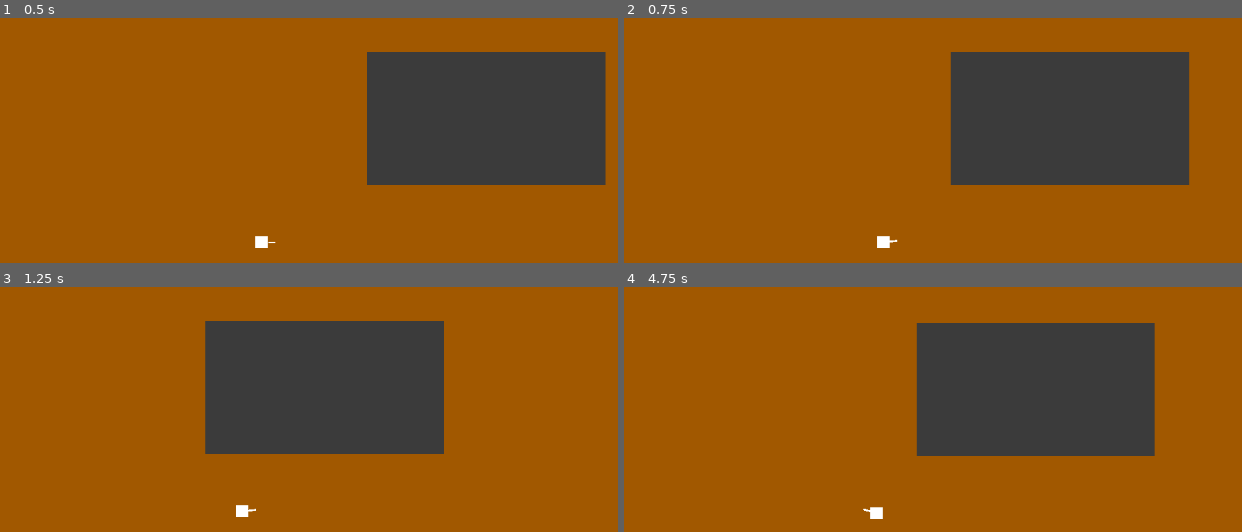
Above: before the commit, frames 1-4 (two rows, left to right).
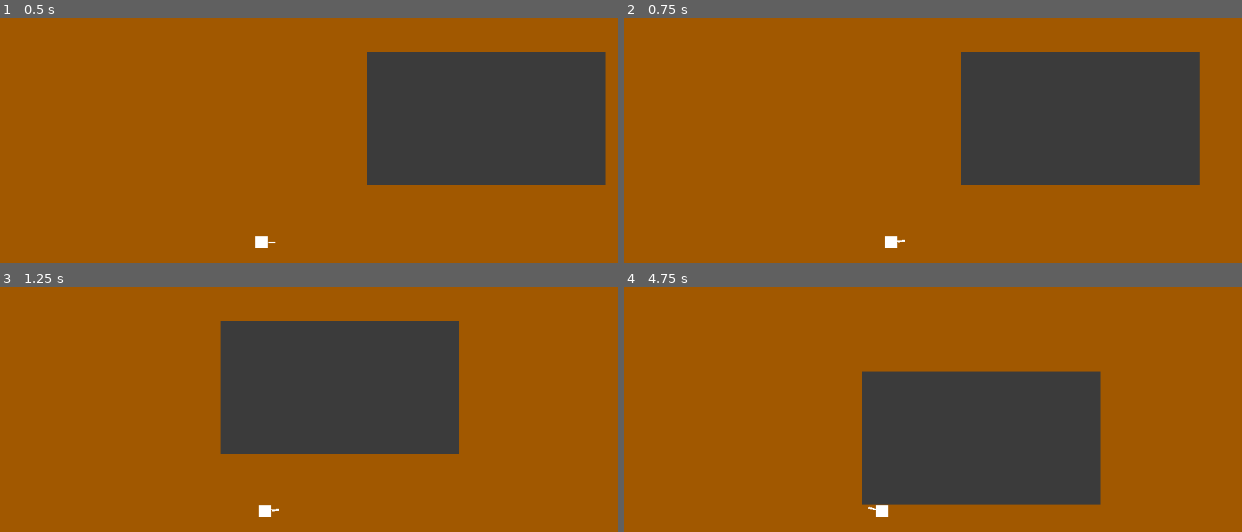
Above: after the commit, the same moments.

Repository: ArranMcAuld/gmtk-game-jam
Game: Godot game, scene res://Levels/randomly_generated_world.tscn
The game is run twice, just before and just after one commit, with the same random seed, the same clock (stepped at 60 frames per second) and the same inputs.
Inputs (mouse positions are in pixels of both pictures, inside the frame that each line leads up to):
- Up to frame 1 (0.5 s): no input
- Up to frame 2 (0.75 s): tap Enter at 0.5 s; move the mouse to (1062, 218) at 0.52 s; hold D (move_right) from 0.53 s (still down); tap Space (dash, bound only after the commit) at 0.6 s
- Up to frame 3 (1.25 s): keep holding D (move_right)
- Up to frame 4 (4.75 s): move the mouse to (outside the picture) at 1.27 s; release D (move_right) at 1.28 s; hold S (move_down) 1.28-2.03 s; tap Space (dash, bound only after the commit) every 0.75 s from 1.35 to 4.35 s; move the mouse to (963, 411) at 2.02 s; hold D (move_right) 2.03-2.78 s; move the mouse to (outside the picture) at 2.77 s; hold W (move_up) 2.78-3.53 s; move the mouse to (outside the picture) at 3.52 s; hold A (move_left) from 3.53 s (still down); move the mouse to (648, 443) at 4.27 s

Frame 1 is identical in both runs. In frame 2, 2.0% of the frame differs, in the area x 40-94%, y 13-94%; in frame 3, 3.0%; in frame 4, 22%, in the area x 38-86%, y 14-95%.

Commit message:
started making base grenade class

Diff:
--- /dev/null
+++ b/Scenes/base_grenade.gd
@@ -0,0 +1,23 @@
+class_name base_grenade
+extends RigidBody2D
+
+var detonate_cooldown : float = 20.0
+const SHOOT_SPEED : float = 200.0
+
+#stuff to change for each grenade
+
+
+# We call this on the player when the bullet is shot
+func launch(direction: Vector2) -> void:
+	global_rotation = direction.angle()
+	# apply force
+	apply_central_impulse(direction * SHOOT_SPEED)
+
+	#wait for cooldown
+	await get_tree().create_timer(detonate_cooldown).timeout
+
+	# explosion function
+
+
+	# destroy grenade
+	queue_free()
--- /dev/null
+++ b/Scenes/base_grenade.tscn
@@ -0,0 +1,25 @@
+[gd_scene format=3 uid="uid://yu3sj5vkpjpj"]
+
+[ext_resource type="Script" uid="uid://yc805i5tf6jv" path="res://Scenes/base_grenade.gd" id="1_frl0m"]
+
+[sub_resource type="CircleShape2D" id="CircleShape2D_6vce7"]
+radius = 5.0990195
+
+[sub_resource type="PlaceholderTexture2D" id="PlaceholderTexture2D_frl0m"]
+size = Vector2(9, 8)
+
+[sub_resource type="CircleShape2D" id="CircleShape2D_frl0m"]
+
+[node name="BaseGrenade" type="RigidBody2D" unique_id=1473638359]
+script = ExtResource("1_frl0m")
+
+[node name="CollisionShape2D" type="CollisionShape2D" parent="." unique_id=316761242]
+shape = SubResource("CircleShape2D_6vce7")
+
+[node name="Sprite2D" type="Sprite2D" parent="." unique_id=868225074]
+texture = SubResource("PlaceholderTexture2D_frl0m")
+
+[node name="ExplosionArea2D" type="Area2D" parent="." unique_id=3285039]
+
+[node name="ExplosionRadius" type="CollisionShape2D" parent="ExplosionArea2D" unique_id=918465592]
+shape = SubResource("CircleShape2D_frl0m")
--- a/player.gd
+++ b/player.gd
@@ -1,8 +1,17 @@
 extends CharacterBody2D
 
-const SPEED = 300.0
-const CAMERA_LERP_SPEED = 350.0
-const CAMERA_DIRECTION_MULTIPLIER = 10.0
+#constant variables are all caps
+const SPEED = 500.0
+const MAX_SPEED = 300.0
+const CAMERA_LERP_SPEED = 500.0
+const CAMERA_DIRECTION_MULTIPLIER =0.0
+const DOWN_TO_MAX_SPEED = 300.0
+const DRAG = 1000.0
+const DASH_SPEED = 500.0
+const DASH_COOLDOWN = 1.5
+
+# regular variables are snake_case
+var can_dash := true
 
 @export var player_camera : Camera2D
 @export var gun : Node2D
@@ -24,10 +33,33 @@
 
 
 	var direction := Input.get_vector("move_left", "move_right", "move_up", "move_down")
-	if direction:
-		velocity = direction * SPEED
-	else:
-		velocity.x = move_toward(velocity.x, 0, SPEED)
-		velocity.y = move_toward(velocity.y, 0, SPEED)
+
+	var target_velocity := direction * MAX_SPEED
+
+# handle acceleration on active axes
+	if direction.x != 0:
+		velocity.x = move_toward(velocity.x, target_velocity.x, SPEED * delta)
+	if direction.y != 0:
+		velocity.y = move_toward(velocity.y, target_velocity.y, SPEED * delta)
+
+# handle drag on axes with no input
+	if direction.x == 0:
+		velocity.x = move_toward(velocity.x, 0, DRAG * delta)
+	if direction.y == 0:
+		velocity.y = move_toward(velocity.y, 0, DRAG * delta)
+
+	# slowly bring above max velocity back down to MAX_SPEED after dashes/boosts
+	if velocity.length() > MAX_SPEED:
+	# Only pull back if the player isn't actively forcing an over-speed state (optional check)
+		var target_length = move_toward(velocity.length(), MAX_SPEED, DOWN_TO_MAX_SPEED * delta)
+		velocity = velocity.limit_length(target_length)
+
+	if Input.is_action_just_pressed("dash"):
+		if can_dash:
+			velocity += direction * DASH_SPEED
+			can_dash = false
+			await get_tree().create_timer(DASH_COOLDOWN).timeout
+			can_dash = true
+
 
 	move_and_slide()
--- a/project.godot
+++ b/project.godot
@@ -41,6 +41,16 @@
 "events": [Object(InputEventKey,"resource_local_to_scene":false,"resource_name":"","device":-1,"window_id":0,"alt_press …(192 unchanged characters)…
 ]
 }
+dash={
+"deadzone": 0.2,
+"events": [Object(InputEventKey,"resource_local_to_scene":false,"resource_name":"","device":-1,"window_id":0,"alt_pressed":false,"shift_pressed":false,"ctrl_pressed":false,"meta_pressed":false,"pressed":false,"keycode":0,"physical_keycode":32,"key_label":0,"unicode":32,"location":0,"echo":false,"script":null)
+]
+}
+shoot={
+"deadzone": 0.2,
+"events": [Object(InputEventMouseButton,"resource_local_to_scene":false,"resource_name":"","device":-1,"window_id":0,"alt_pressed":false,"shift_pressed":false,"ctrl_pressed":false,"meta_pressed":false,"button_mask":0,"position":Vector2(0, 0),"global_position":Vector2(0, 0),"factor":1.0,"button_index":1,"canceled":false,"pressed":false,"double_click":false,"script":null)
+]
+}
 
 [physics]
 
Not shown, added: Scenes/base_grenade.gd.uid
